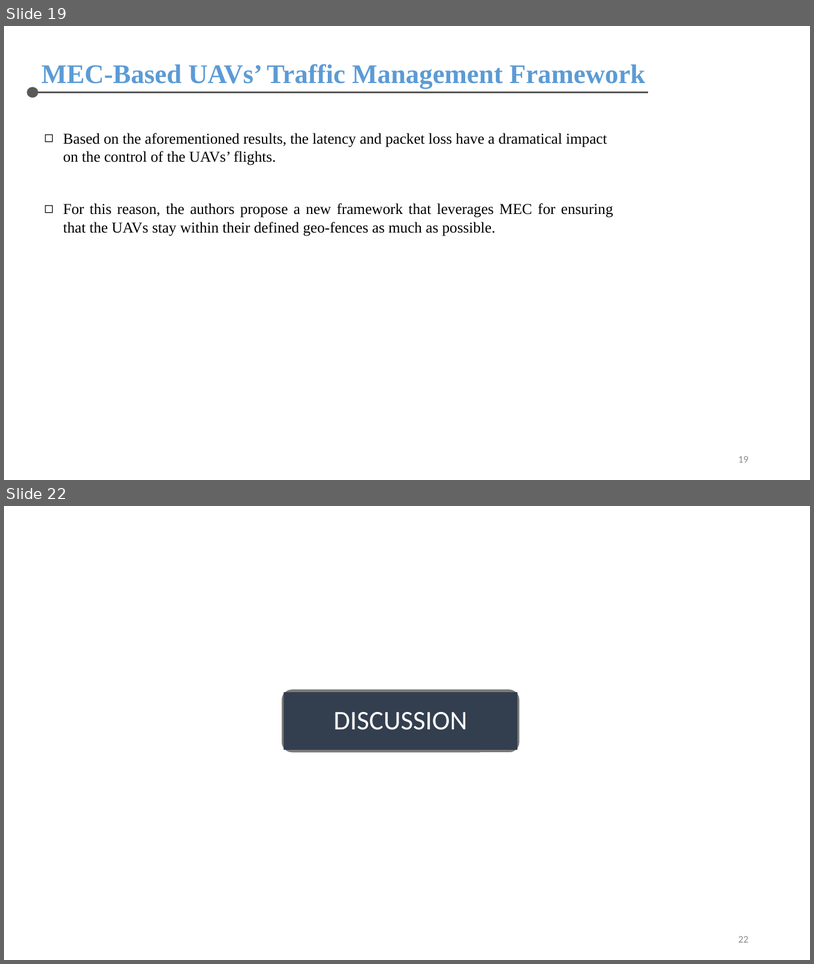
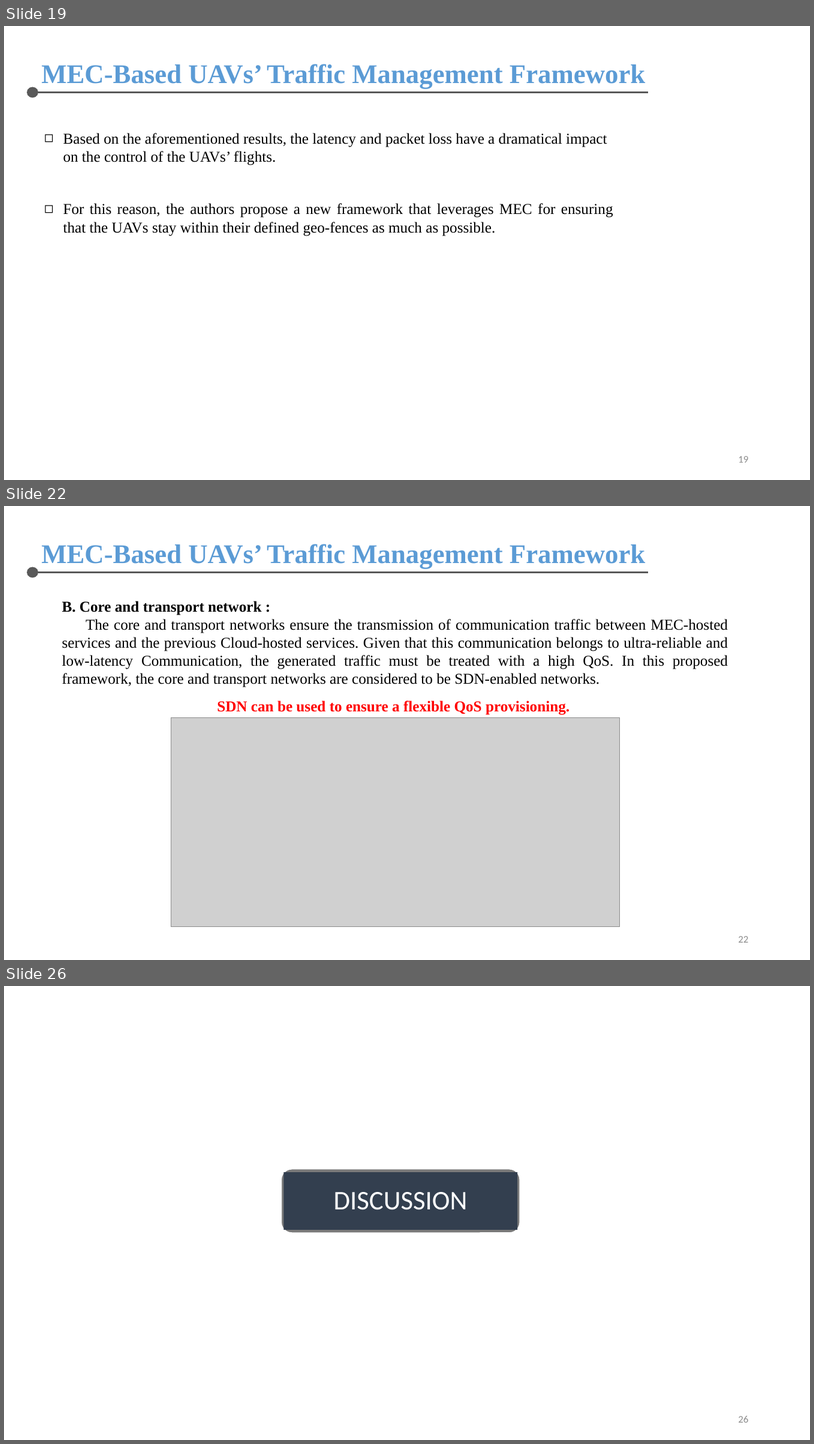
Before and after one commit to chris-nthu/communication, a slide deck: wireless_network/PaperReading/Report.pptx. Shown one above the other, each under a label of ours: slides 19 and 22 before the commit, slides 19, 22 and 26 after it; the slides between them are not shown. The pictures are 814x964 and 814x1444 pixels, drawn with LibreOffice and Linux fonts; fonts in the diff are those of the drawing; grey boxes stand for pictures. Boxes give left, top, right and bottom in pixels: in the first picture for what was removed or moved away, otherwise in the second. Text is boxed around its words. In the diff, an @@ line names an element or a change of style, - is before the commit and + after.

```diff
--- a/wireless_network/PaperReading/Report.pptx
+++ b/wireless_network/PaperReading/Report.pptx
@@ slide 22 added at [4, 506, 810, 960], background #FFFFFF @@
@@ text added at [41, 544, 645, 569], 32 pt, text #5B9BD5, bold @@
+MEC-Based UAVs’ Traffic Management Framework
@@ ellipse added at [27, 567, 38, 578], fill #595959 @@
@@ line added from (38, 573) to (649, 573), #595959 2 pt @@
@@ text added at [62, 601, 728, 687], 18 pt, text #000000 @@
+B. Core and transport network :
+The core and transport networks ensure the transmission of communication traffic between MEC-hosted services and the previous Cloud-hosted services. Given that this communication belongs to ultra-reliable and low-latency Communication, the generated traffic must be treated with a high QoS. In this proposed framework, the core and transport networks are considered to be SDN-enabled networks.
@@ text added at [217, 700, 570, 715], 18 pt, text #FF0000, bold @@
+SDN can be used to ensure a flexible QoS provisioning.
@@ picture added at [171, 717, 620, 927] @@
@@ page number added at [738, 936, 749, 942], 12 pt, text #8C8C8C @@
+22
@@ what was slide 22 is now slide 26 @@
@@ page number at [738, 1416, 749, 1422]: text changed @@
-22
+26
```
Also in this commit, not shown: 6 slides changed, 5 other slides added.
